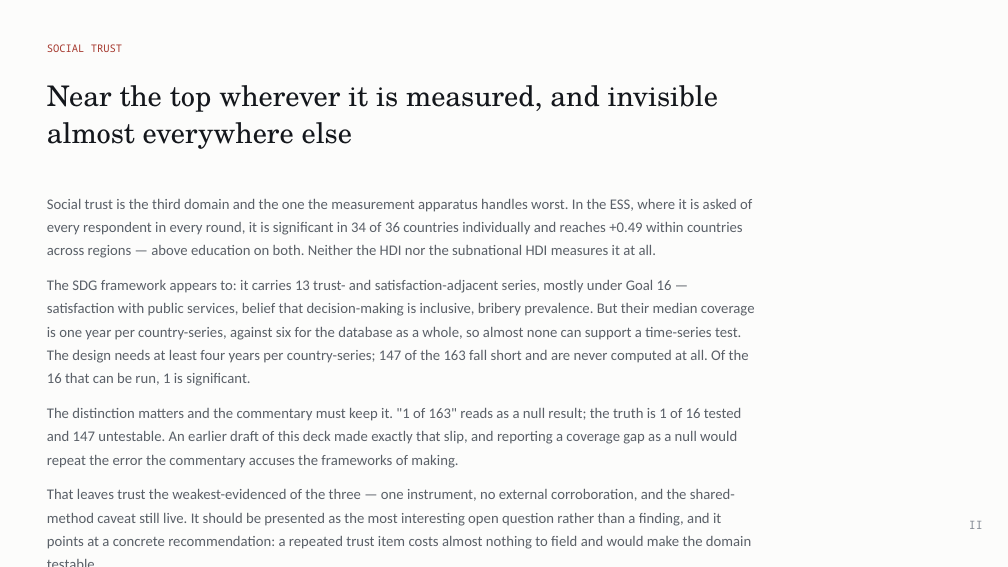
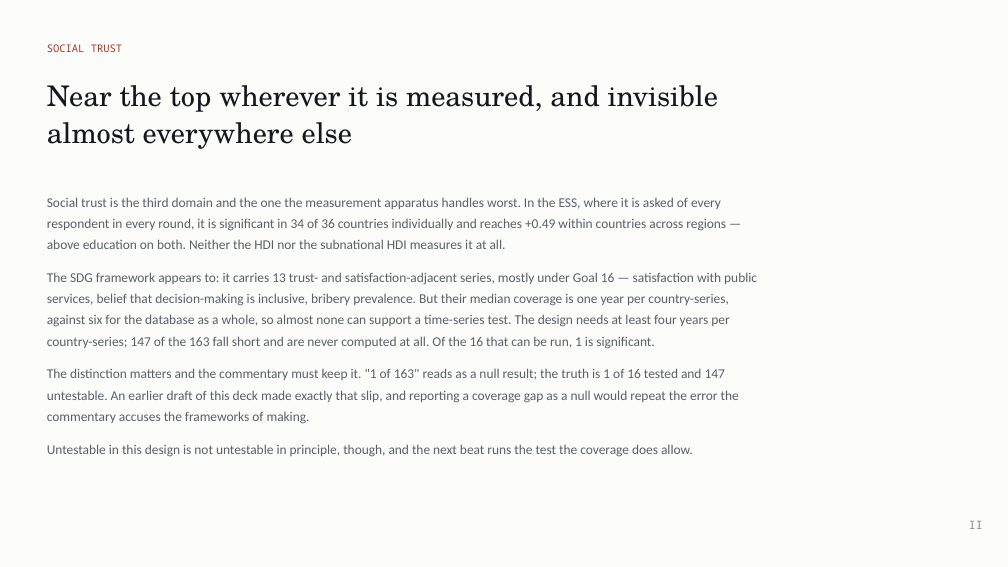
Before and after one commit to cwejnert/HDI-Happiness, a slide deck: slide 18 of deck/Measured_Where_It_Varies.pptx. Drawn at 1008x567 pixels with LibreOffice and Linux fonts; fonts in the diff are those of the drawing. Boxes give left, top, right and bottom in pixels: in the first picture for what was removed or moved away, otherwise in the second. Text is boxed around its words. In the diff, an @@ line names an element or a change of style, - is before the commit and + after.

```diff
--- a/deck/Measured_Where_It_Varies.pptx
+++ b/deck/Measured_Where_It_Varies.pptx
@@ text at [47, 197, 757, 424]: size 14 to 12.8 pt @@
@@ text at [47, 444, 693, 457]: text changed; size 14 to 12.8 pt @@
-That leaves trust the weakest-evidenced of the three — one instrument, no external corroboration, and the shared-method caveat still live. It should be presented as the most interesting open question rather than a finding, and it points at a concrete recommendation: a repeated trust item costs almost nothing to field and would make the domain testable.
+Untestable in this design is not untestable in principle, though, and the next beat runs the test the coverage does allow.
```
Also in this commit, not shown: 6 other slides changed, 2 slides added, 10 other files.
